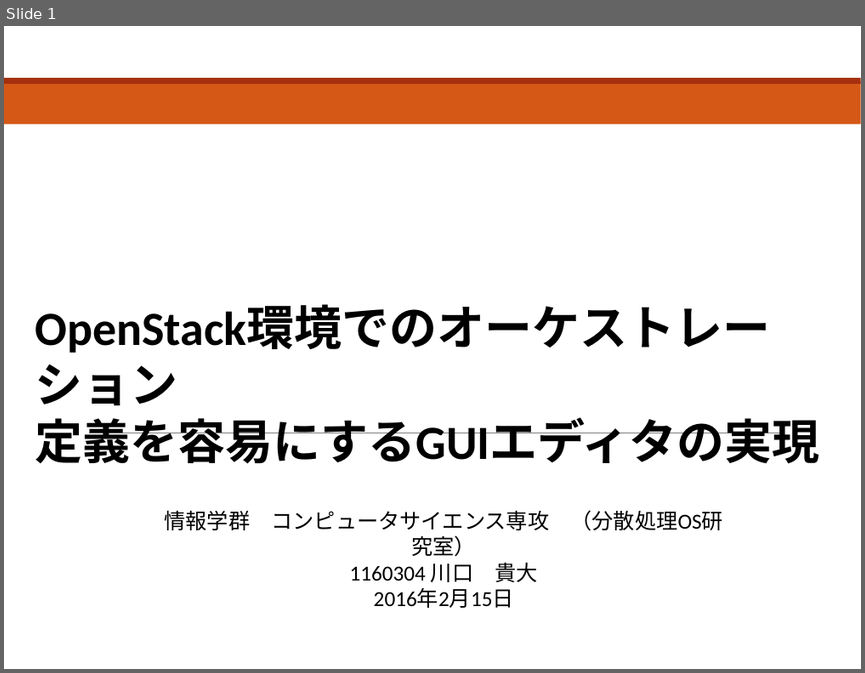
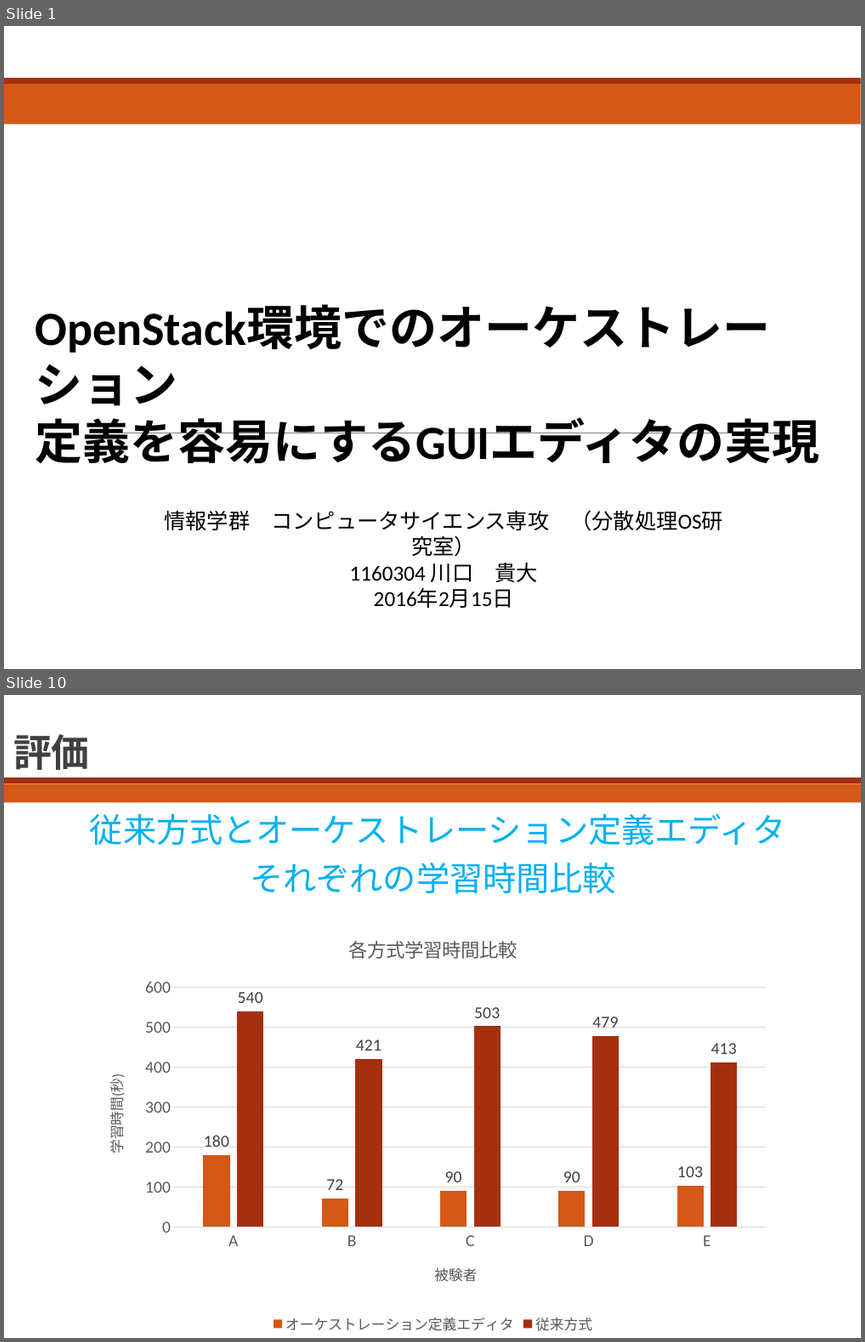
Before and after one commit to bokuhide/GUIToolCreate, a slide deck: 卒業論文本体/発表用スライド.pptx. Shown one above the other, each under a label of ours: slide 1 before the commit, slides 1 and 10 after it; the slides between them are not shown. The pictures are 865x673 and 865x1342 pixels, drawn with LibreOffice and Linux fonts; fonts in the diff are those of the drawing. Boxes give left, top, right and bottom in pixels: in the first picture for what was removed or moved away, otherwise in the second. Text is boxed around its words. In the diff, an @@ line names an element or a change of style, - is before the commit and + after.

```diff
--- a/卒業論文本体/発表用スライド.pptx
+++ b/卒業論文本体/発表用スライド.pptx
@@ slide 10 added at bbox=[4, 695, 861, 1338], background #FFFFFF @@
@@ title added at bbox=[14, 734, 90, 770], 32 pt, text #404040, bold @@
+評価
@@ rectangle added at bbox=[4, 784, 861, 803], fill #D55816 @@
@@ rectangle added at bbox=[4, 777, 861, 783], fill #A5300F @@
@@ text added at bbox=[90, 813, 786, 894], 28 pt, text #00B0F0 @@
+  従来方式とオーケストレーション定義エディタ
+それぞれの学習時間比較
@@ column chart added at bbox=[86, 918, 780, 1338] @@
+title "各方式学習時間比較 "
+categories: A, B, C, D, E
+オーケストレーション定義エディタ: 180, 72, 90, 90, 103
+従来方式: 540, 421, 503, 479, 413
```
Also in this commit, not shown: 6 slides changed, 5 other slides added, 1 slide removed, 10 other files.
